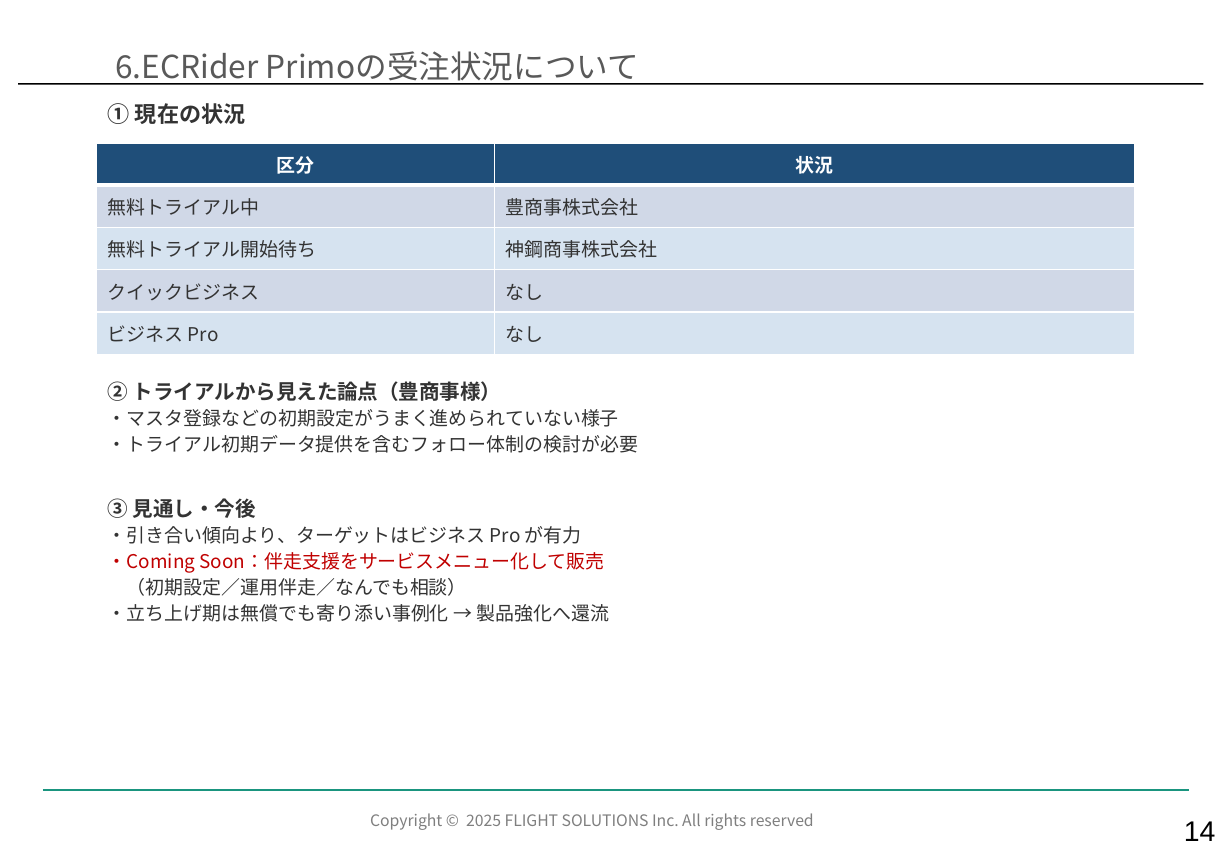
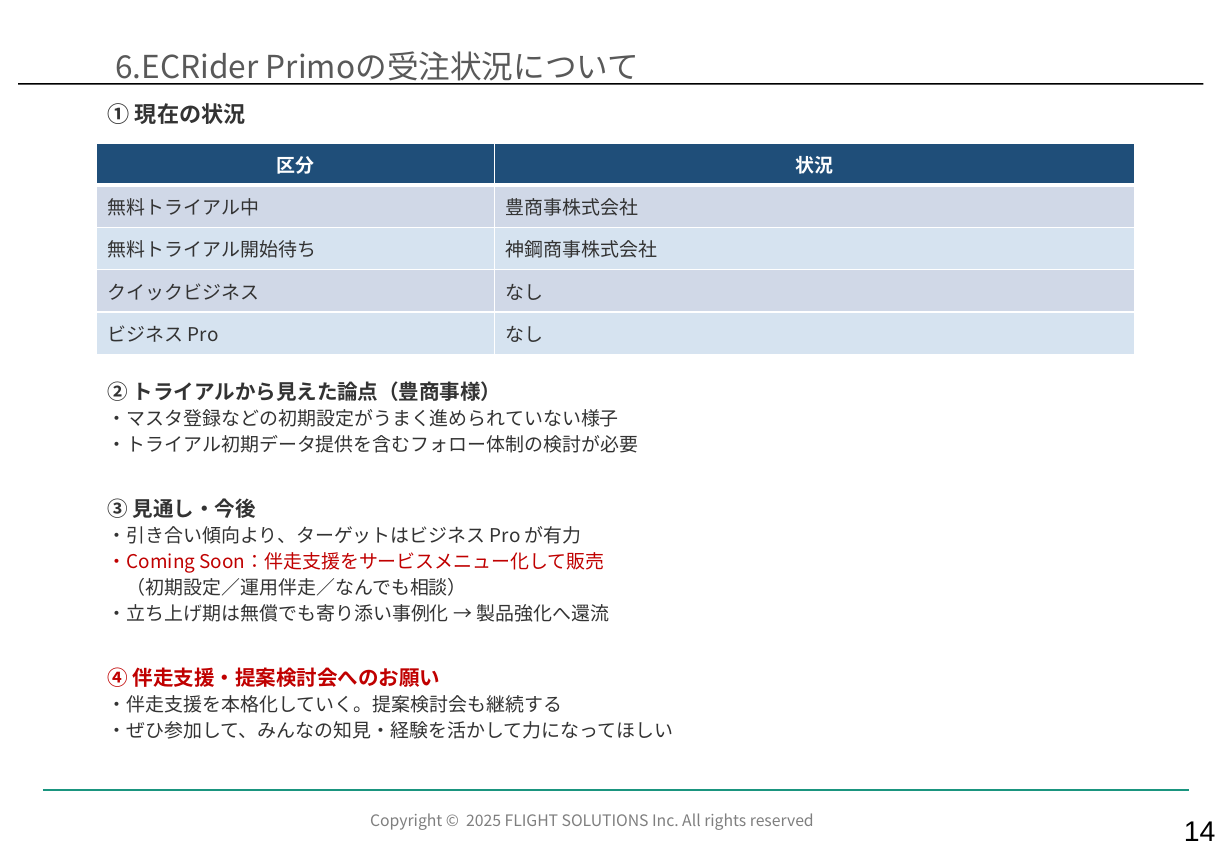
Before and after one commit to kozonoflight/git_tutorial, a slide deck: slide 15 of docs/【EC】ECサービス部_2026年7月度部会_Ver1.1.pptx. Drawn at 1232x853 pixels with LibreOffice and Linux fonts; fonts in the diff are those of the drawing; background and template pictures are left out. Boxes give left, top, right and bottom in pixels: in the first picture for what was removed or moved away, otherwise in the second. Text is boxed around its words. In the diff, an @@ line names an element or a change of style, - is before the commit and + after.

```diff
--- a/docs/【EC】ECサービス部_2026年7月度部会_Ver1.1.pptx
+++ b/docs/【EC】ECサービス部_2026年7月度部会_Ver1.1.pptx
@@ text at bbox=[108, 667, 674, 739]: paragraphs added @@
+④ 伴走支援・提案検討会へのお願い
+・伴走支援を本格化していく。提案検討会も継続する
+・ぜひ参加して、みんなの知見・経験を活かして力になってほしい
```
Also in this commit, not shown: 10 other slides changed.
